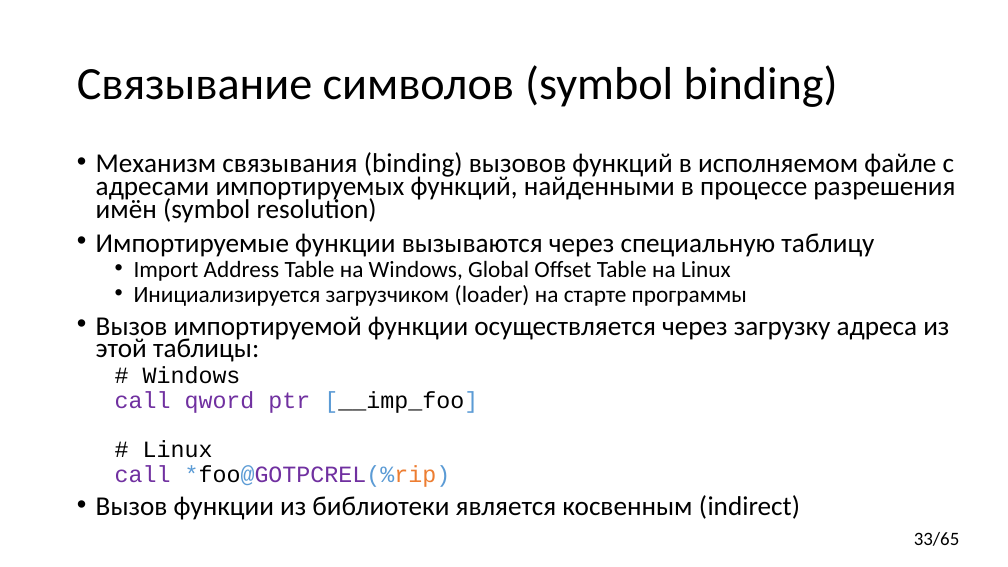
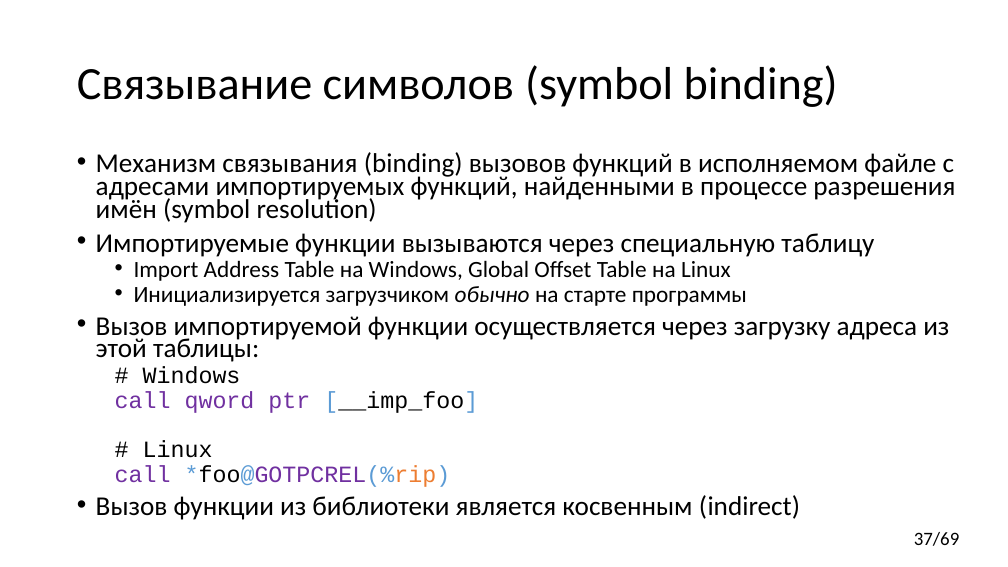
Before and after one commit to yugr/CppRussia, a slide deck: slide 37 of 2024/RU.pptx (slide 33 before the commit). Drawn at 1008x567 pixels with LibreOffice and Linux fonts; fonts in the diff are those of the drawing. Boxes give left, top, right and bottom in pixels: in the first picture for what was removed or moved away, otherwise in the second. Text is boxed around its words. In the diff, an @@ line names an element or a change of style, - is before the commit and + after.

```diff
--- a/2024/RU.pptx
+++ b/2024/RU.pptx
@@ text at bbox=[134, 286, 747, 306]: text changed @@
-  • Инициализируется загрузчиком (loader) на старте программы
+  • Инициализируется загрузчиком обычно на старте программы
@@ page number at bbox=[914, 532, 960, 546]: text changed @@
-33/65
+37/69
```
Also in this commit, not shown: 13 other slides changed, 5 slides added, 1 slide removed, 1 other file.
